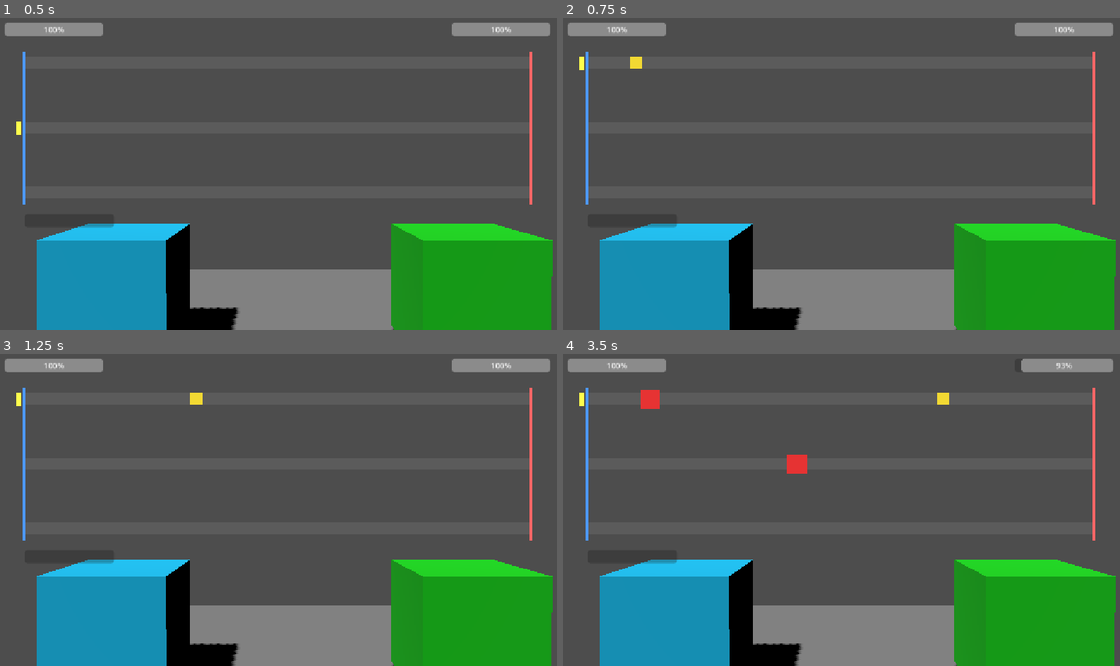
Above: before the commit, frames 1-4 (two rows, left to right).
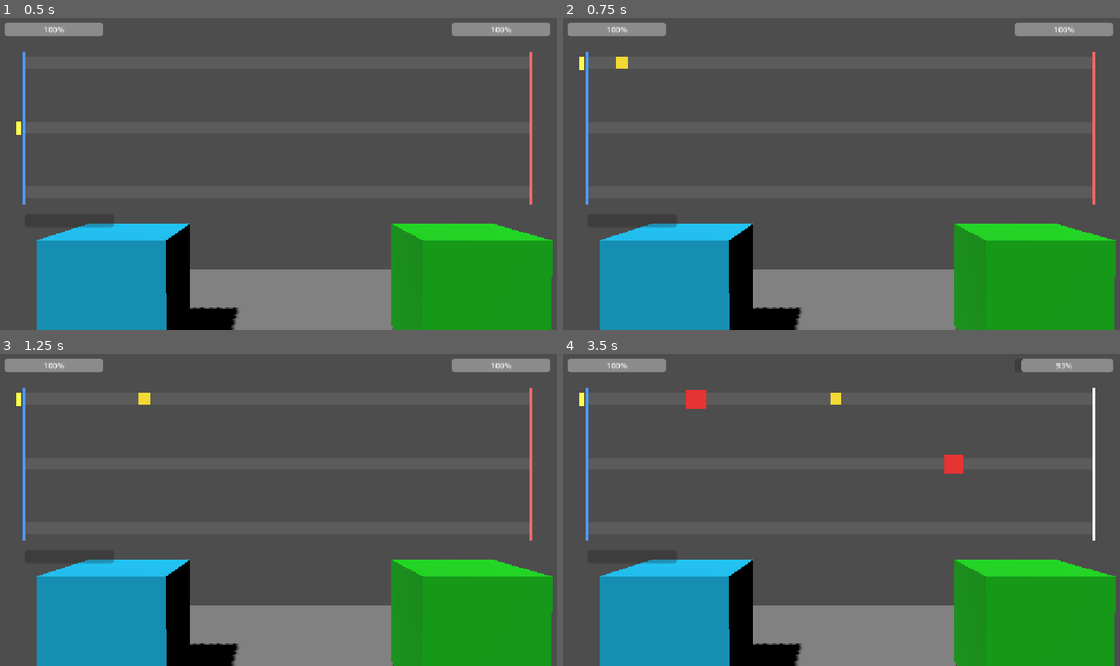
Above: after the commit, the same moments.

Repository: Raphael-Gregori/JamJam
Game: Godot game, scene res://main_scene.tscn
Same seed, same stepped clock (60 frames per second), same inputs: the game is played once before the commit and once after it.
Inputs:
- Up to frame 1 (0.5 s): no input
- Up to frame 2 (0.75 s): tap Enter at 0.5 s; hold W (lane_select_up) from 0.53 s (still down); hold Q (combat_action_fast) from 0.53 s (still down)
- Up to frame 3 (1.25 s): keep holding W (lane_select_up); keep holding Q (combat_action_fast)
- Up to frame 4 (3.5 s): release W (lane_select_up) at 1.28 s; release Q (combat_action_fast) at 1.28 s; hold S (lane_select_down) 1.28-2.03 s; tap E (combat_action_heavy) at 1.35, 2.85 s; hold Q (combat_action_fast) 2.03-2.78 s; hold W (lane_select_up) from 2.03 s (still down)

Frame 1 is identical in both runs. In frame 2, 0.2% of the frame differs, in the area x 9-15%, y 12-17%; in frame 3, 0.2%; in frame 4, 1.3%, in the area x 13-96%, y 10-60%.

Commit message:
add stats in stat sheets

Diff:
--- a/jamjam_godot_project/nouveau-projet-de-jeu/p_1.gd
+++ b/jamjam_godot_project/nouveau-projet-de-jeu/Script/p_1.gd
@@ -14,7 +14,7 @@
 @export var _REGEN_DODGE = 0.5
 
 ### Speed of the player.
-@export var _SPEED = 1
+@export var _SPEED = 350
 @export var _REGEN_ATK = 0.5
 
 
--- a/jamjam_godot_project/nouveau-projet-de-jeu/p_2.gd
+++ b/jamjam_godot_project/nouveau-projet-de-jeu/Script/p_2.gd
@@ -14,7 +14,7 @@
 @export var _REGEN_DODGE = 0.5
 
 ### Speed of the player.
-@export var _SPEED = 1
+@export var _SPEED = 350
 @export var _REGEN_ATK = 0.5
 
 
--- /dev/null
+++ b/jamjam_godot_project/nouveau-projet-de-jeu/Script/stats.gd
@@ -0,0 +1,11 @@
+extends Node
+
+
+# Called when the node enters the scene tree for the first time.
+func _ready() -> void:
+	pass # Replace with function body.
+
+
+# Called every frame. 'delta' is the elapsed time since the previous frame.
+func _process(delta: float) -> void:
+	pass
--- a/jamjam_godot_project/nouveau-projet-de-jeu/turn.gd
+++ b/jamjam_godot_project/nouveau-projet-de-jeu/Script/turn.gd
@@ -9,19 +9,15 @@
 # Data for each spawnable action. Add more entries here to add new action
 # types without touching any other logic.
 
-# TODO : Rewire the spped and damage to the script p1 and p2
+# TODO : Regen of the ATK (heavy and Light)
 const ACTION_TYPES := {
 	"fast": {
 		"name": "Fast Strike",
-		"speed": 500.0,
-		"damage": 1,
 		"color": Color(0.95, 0.85, 0.2),
 		"radius": 12.0,
 	},
 	"heavy": {
 		"name": "Heavy Strike",
-		"speed": 200.0,
-		"damage": 2,
 		"color": Color(0.9, 0.2, 0.2),
 		"radius": 20.0,
 	},
@@ -162,21 +158,25 @@
 	node.mouse_filter = Control.MOUSE_FILTER_IGNORE
 	actions_layer.add_child(node)
 
-	var a := {
+	# Speed/damage come from the acting unit's own stat block, not the action type.
+	var unit: MeshInstance3D = player_unit if side == "player" else enemy_unit
+	var dict_stats := {
 		"lane": lane,
 		"side": side,
 		"type": type,
+		"speed": unit._SPEED,
+		"damage": unit._FORCE,
 		"x": left_edge_x if side == "player" else right_edge_x,
 		"node": node,
 	}
-	_update_action_node_position(a)
-	actions.append(a)
-
-
-func _update_action_node_position(a: Dictionary) -> void:
-	var node: ColorRect = a["node"]
+	_update_action_node_position(dict_stats)
+	actions.append(dict_stats)
+
+
+func _update_action_node_position(dict_stats: Dictionary) -> void:
+	var node: ColorRect = dict_stats["node"]
 	var d: float = node.size.x
-	node.position = Vector2(a["x"] - d * 0.5, lane_ys[a["lane"]] - d * 0.5)
+	node.position = Vector2(dict_stats["x"] - d * 0.5, lane_ys[dict_stats["lane"]] - d * 0.5)
 
 
 func _process(delta: float) -> void:
@@ -208,19 +208,19 @@
 func _update_actions(delta: float) -> void:
 	var i := actions.size() - 1
 	while i >= 0:
-		var a: Dictionary = actions[i]
-		var speed: float = a["type"]["speed"]
-		if a["side"] == "player":
-			a["x"] += speed * delta
+		var dict_stats: Dictionary = actions[i]
+		var speed: float = dict_stats["speed"]
+		if dict_stats["side"] == "player":
+			dict_stats["x"] += speed * delta
 		else:
-			a["x"] -= speed * delta
-		_update_action_node_position(a)
-
-		var hit: bool = (a["side"] == "player" and a["x"] >= right_edge_x) \
-			or (a["side"] == "enemy" and a["x"] <= left_edge_x)
+			dict_stats["x"] -= speed * delta
+		_update_action_node_position(dict_stats)
+
+		var hit: bool = (dict_stats["side"] == "player" and dict_stats["x"] >= right_edge_x) \
+			or (dict_stats["side"] == "enemy" and dict_stats["x"] <= left_edge_x)
 		if hit:
-			_resolve_hit(a)
-			a["node"].queue_free()
+			_resolve_hit(dict_stats)
+			dict_stats["node"].queue_free()
 			actions.remove_at(i)
 		i -= 1
 
@@ -229,9 +229,9 @@
 # flash. Player actions damage the enemy (reached the right/enemy edge) and
 # vice versa. HP bars read back from the unit after damage so they never
 # drift from the stat block that actually owns the value.
-func _resolve_hit(a: Dictionary) -> void:
-	var damage: int = a["type"]["damage"]
-	if a["side"] == "player":
+func _resolve_hit(dict_stats: Dictionary) -> void:
+	var damage: int = dict_stats["damage"]
+	if dict_stats["side"] == "player":
 		enemy_unit._take_damage(damage)
 		enemy_hp_bar.value = enemy_unit._CURRENT_HP
 		enemy_flash_t = 0.15
--- a/jamjam_godot_project/nouveau-projet-de-jeu/main_scene.tscn
+++ b/jamjam_godot_project/nouveau-projet-de-jeu/main_scene.tscn
@@ -1,8 +1,8 @@
 [gd_scene format=3 uid="uid://h6xo0ity208q"]
 
-[ext_resource type="Script" uid="uid://op13pqc7e7xr" path="res://p_1.gd" id="1_0f027"]
-[ext_resource type="Script" uid="uid://lmtheqghinio" path="res://p_2.gd" id="2_gyfs4"]
-[ext_resource type="Script" uid="uid://doj13ka3wtnq4" path="res://turn.gd" id="2_turn"]
+[ext_resource type="Script" uid="uid://op13pqc7e7xr" path="res://Script/p_1.gd" id="1_0f027"]
+[ext_resource type="Script" uid="uid://lmtheqghinio" path="res://Script/p_2.gd" id="2_gyfs4"]
+[ext_resource type="Script" uid="uid://doj13ka3wtnq4" path="res://Script/turn.gd" id="2_turn"]
 
 [sub_resource type="BoxMesh" id="BoxMesh_14and"]
 
Renamed: jamjam_godot_project/nouveau-projet-de-jeu/p_1.gd.uid -> jamjam_godot_project/nouveau-projet-de-jeu/Script/p_1.gd.uid
Renamed: jamjam_godot_project/nouveau-projet-de-jeu/p_2.gd.uid -> jamjam_godot_project/nouveau-projet-de-jeu/Script/p_2.gd.uid
Not shown, added: jamjam_godot_project/nouveau-projet-de-jeu/Script/stats.gd.uid
Renamed: jamjam_godot_project/nouveau-projet-de-jeu/turn.gd.uid -> jamjam_godot_project/nouveau-projet-de-jeu/Script/turn.gd.uid
